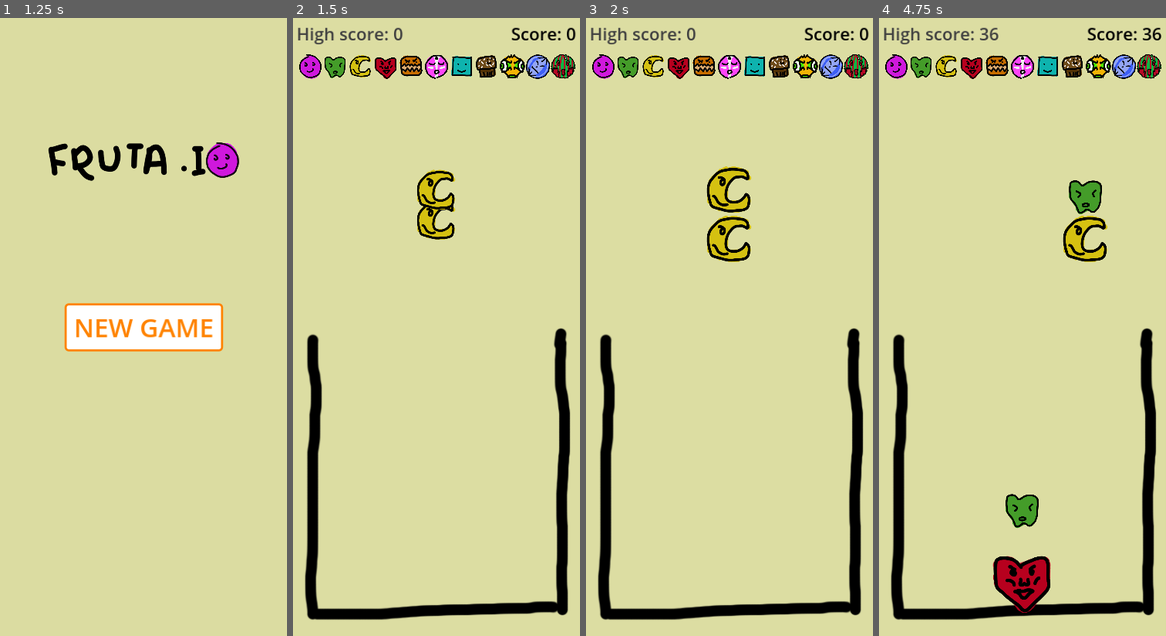
Above: before the commit, frames 1-4 (left to right).
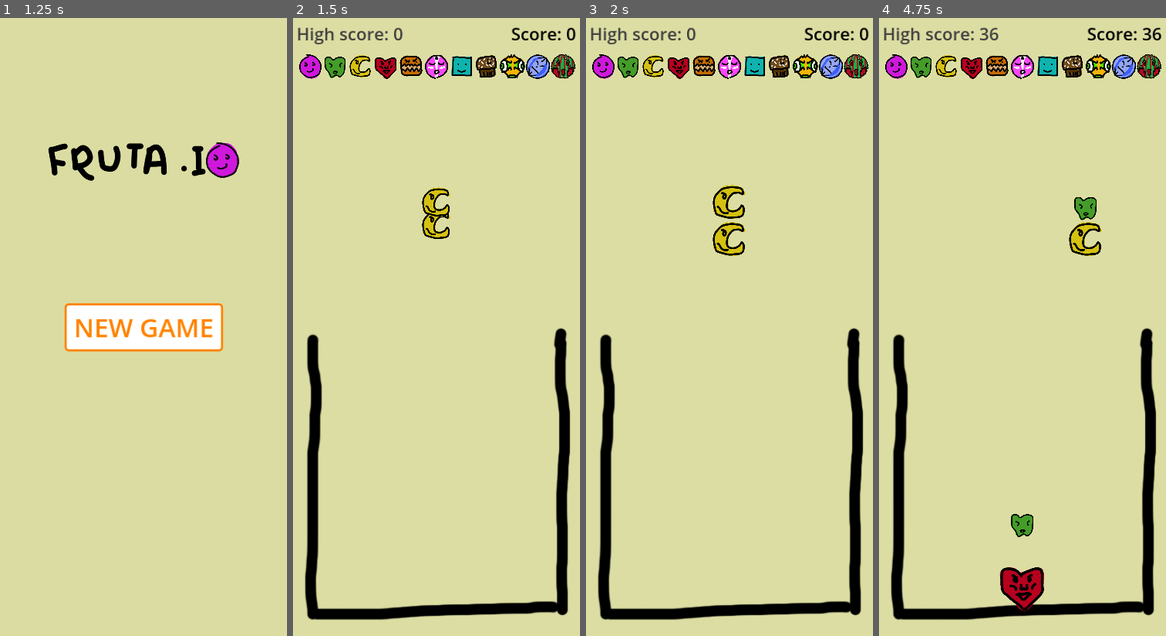
Above: after the commit, the same moments.

Repository: FlamingRat/fruta.io
Game: Godot game, scene res://scenes/menu/intro.tscn
Same seed, same stepped clock (60 frames per second), same inputs: the game is played once before the commit and once after it.
Inputs (mouse positions are in pixels of both pictures, inside the frame that each line leads up to):
- Up to frame 1 (1.25 s): click (143, 327) at 0.5 s
- Up to frame 2 (1.5 s): click "NEW GAME" at 1.25 s
- Up to frame 3 (2 s): no input
- Up to frame 4 (4.75 s): click (1022, 320) at 2 s; click (1022, 320) at 2.75 s; click (1022, 320) at 3.5 s; move the mouse to (1085, 296) at 4.27 s

Frame 1 is identical in both runs. In frame 2, 0.9% of the frame differs, in the area x 43-57%, y 24-36%; in frame 3, 1.5%; in frame 4, 2.7%, in the area x 39-80%, y 26-97%.

Commit message:
Update fruit size scaling

Diff:
--- a/scenes/dispenser/dispenser.gd
+++ b/scenes/dispenser/dispenser.gd
@@ -19,24 +19,19 @@
 var turn_count: int = 0
 
 
-func get_fruit_size(fruit: Fruit):
-	var fruit_box: CollisionShape2D = fruit.get_node('shape')
-	return fruit_box.shape.get_rect().size.x * fruit_box.scale.x
-
-
 func reposition():
 	var follow_coords = get_global_mouse_position()
-	var fruit_radius = get_fruit_size(current_fruit) / 2 if current_fruit else 0
+	var r: float = current_fruit.radius if current_fruit else 0.0
 	global_position.x = max(
-		min(follow_coords.x, bucket.end_r - fruit_radius),
-		bucket.end_l + fruit_radius
+		min(follow_coords.x, bucket.end_r - r),
+		bucket.end_l + r
 	)
 
 
 func reposition_fruit():
 	var next_fruit_position = (
 		Vector2.UP *
-		(get_fruit_size(next_fruit) / 2 + 4 + get_fruit_size(current_fruit) / 2)
+		(next_fruit.radius + 2 + current_fruit.radius)
 	)
 
 	current_fruit.position = next_fruit_position
--- a/scenes/fruit/fruit.gd
+++ b/scenes/fruit/fruit.gd
@@ -5,8 +5,8 @@
 signal combine(level: int)
 
 
-const SCALE_BASE_INCREASE = 1
-const SCALE_PER_LEVEL_RATIO = 1.15
+const MAX_SCALE = 8.3
+const EASING = 1.1
 const MAX_LEVEL: int = 11
 const TIME_TO_MATURE: float = 0.1
 
@@ -15,7 +15,8 @@
 var level: int = 1
 var last_frame_level: int = 1
 var age: float = 0
-var max_scale: Vector2
+var sprite_scale: Vector2
+var radius: float = 0 : get = get_radius
 
 
 @onready var sprite_mask: Node2D = $sprite_mask
@@ -23,9 +24,13 @@
 @onready var shape: CollisionShape2D = $shape
 
 
+func get_radius():
+	return shape.shape.get_rect().size.x * shape.scale.x / 2
+
+
 func _ready():
 	combine.connect(level_manager._on_fruit_combined)
-	max_scale = sprite.scale
+	sprite_scale = sprite.scale
 	update_size()
 
 
@@ -35,10 +40,12 @@
 
 
 func update_size():
-	var constant_increase = SCALE_BASE_INCREASE * level
-	sprite_mask.scale = (1 + constant_increase) * SCALE_PER_LEVEL_RATIO * Vector2.ONE
+	var progress = (level - 1.0) / (MAX_LEVEL - 1.0)
+	var current_scale = 1 + (MAX_SCALE - 1) * pow(progress, EASING)
+	sprite_mask.scale = current_scale * Vector2.ONE
 	sprite.frame = level - 1
-	shape.scale = (1 + constant_increase) * SCALE_PER_LEVEL_RATIO * Vector2.ONE
+	shape.scale = current_scale * Vector2.ONE
+
 	animate_size()
 
 
@@ -73,7 +80,7 @@
 func animate_size():
 	var tween = create_tween()
 	sprite.scale = Vector2.ZERO
-	tween.tween_property(sprite, "scale", max_scale, 0.2)
+	tween.tween_property(sprite, "scale", sprite_scale, 0.2)
 
 
 func _physics_process(delta):
--- a/scenes/fruit/fruit.tscn
+++ b/scenes/fruit/fruit.tscn
@@ -7,7 +7,7 @@
 bounce = 0.15
 
 [sub_resource type="CircleShape2D" id="CircleShape2D_vtjvt"]
-radius = 7.0
+radius = 11.0
 
 [node name="fruit" type="RigidBody2D" groups=["fruit"]]
 collision_layer = 0
@@ -23,6 +23,6 @@
 [node name="sprite_mask" type="Node2D" parent="."]
 
 [node name="sprite" type="Sprite2D" parent="sprite_mask"]
-scale = Vector2(0.04, 0.04)
+scale = Vector2(0.06, 0.06)
 texture = ExtResource("2_lmm3u")
 hframes = 11
--- a/scenes/level/level.gd
+++ b/scenes/level/level.gd
@@ -44,12 +44,12 @@
 			update_high_score(data['high_score'])
 
 
-func set_game_over_boundary_visible(visible: bool):
+func set_game_over_boundary_visible(value: bool):
 	var tween = create_tween()
 	tween.tween_property(
 		$game_over_boundary/sprite,
 		'modulate',
-		Color(1, 1, 1, 1 if visible else 0),
+		Color(1, 1, 1, 1 if value else 0),
 		0.5,
 	)
 
